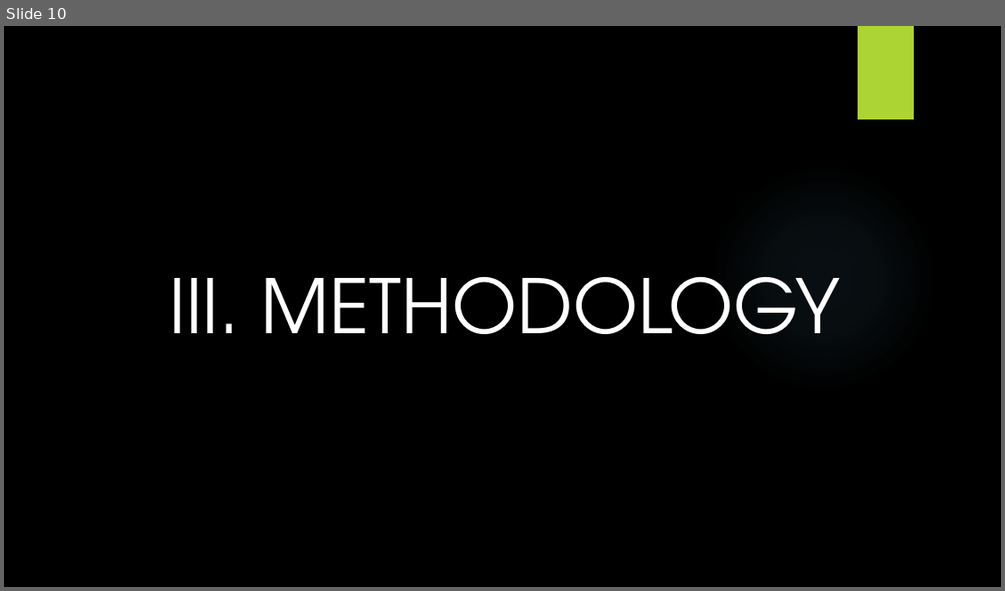
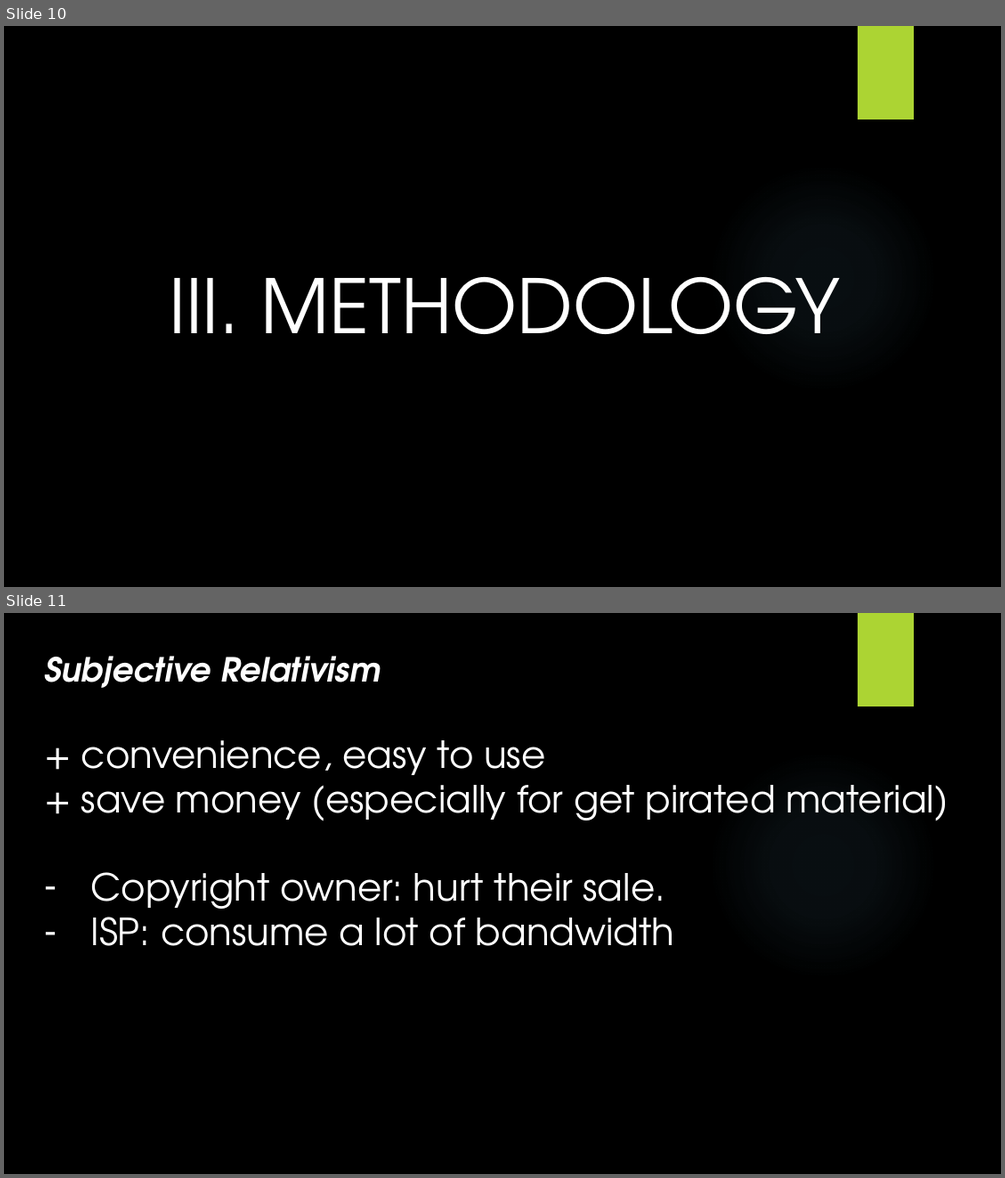
Before and after one commit to ttpro1995/ethics_final_latex, a slide deck: 1351040_1351030.pptx. Shown one above the other, each under a label of ours: slide 10 before the commit, slides 10 and 11 after it. The pictures are 1005x591 and 1005x1178 pixels, drawn with LibreOffice and Linux fonts; fonts in the diff are those of the drawing; background and template pictures are left out. Boxes give left, top, right and bottom in pixels: in the first picture for what was removed or moved away, otherwise in the second. Text is boxed around its words. In the diff, an @@ line names an element or a change of style, - is before the commit and + after.

```diff
--- a/1351040_1351030.pptx
+++ b/1351040_1351030.pptx
@@ slide 11 added at (4,613,1001,1174), background picture (left out); not listed: 2 template elements that a slide beside it also shows @@
@@ text added at (44,656,380,688), 32 pt, text #FFFFFF, bold, italic @@
+Subjective Relativism
@@ text added at (81,740,948,821), 36 pt, text #FFFFFF @@
++ convenience, easy to use
++ save money (especially for get pirated material)
@@ text added at (91,872,675,946), 36 pt, text #FFFFFF @@
+– Copyright owner: hurt their sale.
+– ISP: consume a lot of bandwidth
```
Also in this commit, not shown: 1 slide changed, 6 other slides added, 1 slide removed, 8 other files.
